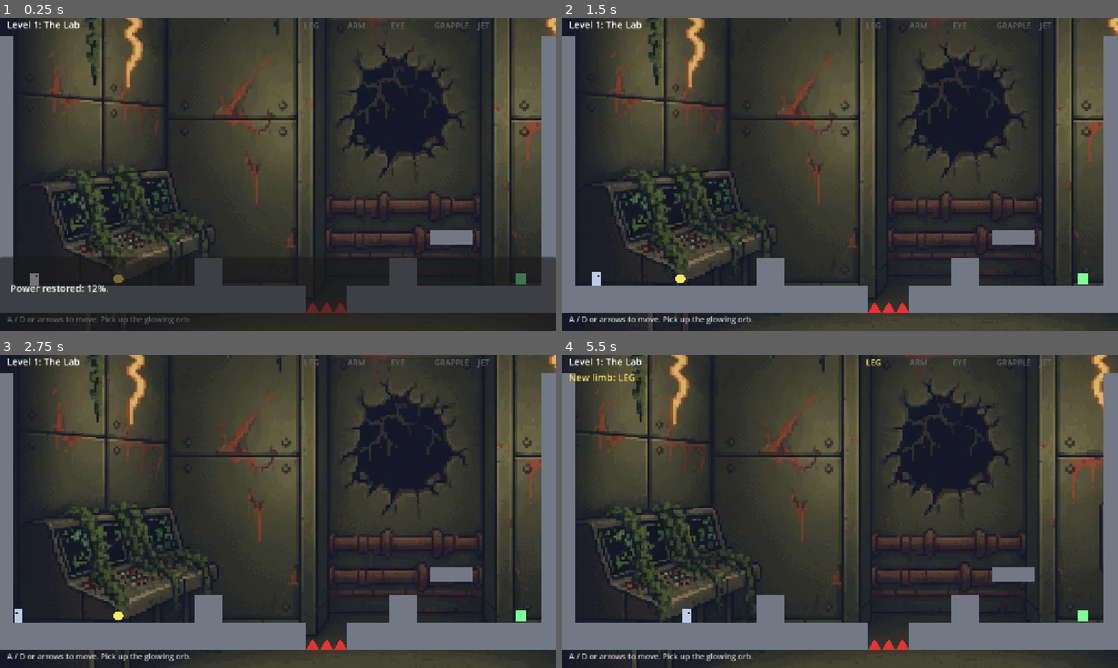
Above: before the commit, frames 1-4 (two rows, left to right).
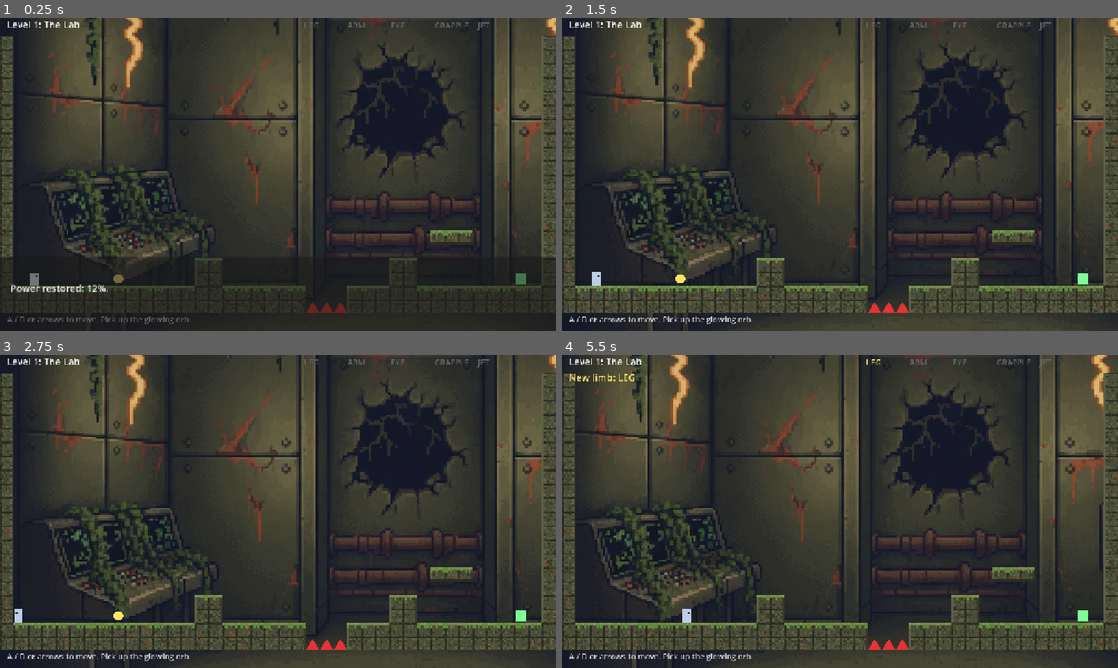
Above: after the commit, the same moments.

Repository: DanishHelmy/GameJam1
Game: Godot game, scene res://scenes/narrative_game.tscn
Same seed, same stepped clock (60 frames per second), same inputs: the game is played once before the commit and once after it. This scene is started directly instead of the project's main scene.
Inputs (mouse positions are in pixels of both pictures, inside the frame that each line leads up to):
- Up to frame 1 (0.25 s): no input
- Up to frame 2 (1.5 s): tap Enter (ui_accept) at 0.5, 0.77, 1.07 s; move the mouse to (962, 158) at 0.52 s; hold D 0.53-1.25 s; tap F at 0.6 s; click (962, 158) at 0.67 s; drag from (728, 190) to (812, 237) at 1.27 s
- Up to frame 3 (2.75 s): tap Enter (ui_accept) at 2 s; move the mouse to (333, 442) at 2.02 s; hold A from 2.03 s (still down); tap X at 2.1 s; tap F at 2.3 s
- Up to frame 4 (5.5 s): release A at 2.75 s; tap Enter (ui_accept) at 2.75, 3.5, 3.77, 4.07, 5 s; drag from (812, 574) to (673, 464) at 2.77 s; move the mouse to (1006, 558) at 3.52 s; hold D 3.53-4.25 s; tap Z at 3.6 s; tap F at 3.8, 5.3 s; drag from (673, 464) to (756, 433) at 4.27 s; move the mouse to (867, 511) at 5.02 s; hold D from 5.03 s (still down); tap Shift at 5.1 s; click (867, 511) at 5.17 s

The runs differ from the first frame. In frame 1, 13% of the frame differs, in the area x 0-100%, y 0-98%; in frame 2, 14%; in frame 3, 14%; in frame 4, 14%.

Commit message:
Pixel-art platform tiles per level (shaded, themed) plus F1-F6 debug level skip
Co-Authored-By: Claude Code <noreply@anthropic.com>

Diff:
--- a/scripts/narrative_game.gd
+++ b/scripts/narrative_game.gd
@@ -48,6 +48,7 @@
 
 
 func _ready() -> void:
+	texture_filter = CanvasItem.TEXTURE_FILTER_NEAREST
 	load_level(0)
 
 
@@ -60,6 +61,7 @@
 	"res://assets/backgrounds/lvl6_roof.png",
 ]
 var bg_layer: CanvasLayer
+var plat_tex: Texture2D
 
 func _set_background(i: int) -> void:
 	if bg_layer:
@@ -78,6 +80,7 @@
 	level_i = i
 	var data: Dictionary = LevelsData.LEVELS[i]
 	map = (data["map"] as Array).duplicate()
+	plat_tex = PlatformTiles.build(map, i)
 	doors_open = {"S": false, "T": false}
 	weak_left = 0
 	for j in range(i):
@@ -396,7 +399,10 @@
 			var rect := Rect2(c * TILE, r * TILE, TILE, TILE)
 			match ch:
 				"#":
-					draw_rect(rect, Color(0.45, 0.47, 0.52))
+					if plat_tex:
+						draw_texture_rect_region(plat_tex, rect, Rect2(c * 8, r * 8, 8, 8))
+					else:
+						draw_rect(rect, Color(0.45, 0.47, 0.52))
 				"H":
 					draw_rect(rect, Color(0.3, 0.9, 1.0, 0.9) if xray else Color(0.3, 0.9, 1.0, 0.08), xray)
 				"^":
@@ -435,3 +441,13 @@
 		x += 100.0
 	if toast_t > 0.0:
 		draw_string(font, Vector2(16, 60), toast_text, HORIZONTAL_ALIGNMENT_LEFT, -1, 22, Color(1, 0.9, 0.4))
+
+
+# DEBUG: F1-F6 jump to levels 1-6 (and unlock every limb). Remove before shipping.
+func _unhandled_input(event: InputEvent) -> void:
+	if not (event is InputEventKey and event.pressed and not event.echo):
+		return
+	var i: int = event.keycode - KEY_F1
+	if i < 0 or i >= LevelsData.LEVELS.size():
+		return
+	load_level(i)
--- /dev/null
+++ b/scripts/platform_tiles.gd
@@ -0,0 +1,114 @@
+class_name PlatformTiles
+## Pixel-art skin for the solid '#' tiles. Rendered once per level into a texture
+## (8x8 art pixels per 32px tile) so drawing stays cheap. Purely visual.
+
+# Per-level look. style: 0 panel, 1 brick, 2 girder, 3 slab
+const LOOK := [
+	{ # 1 Lab: rusty olive metal panels, moss on top
+		"style": 0, "base": "4a4d38", "dark": "393b2a", "light": "5d6045", "accent": "7a4a28",
+		"edge": "7d8a52", "edge2": "5f6b3c", "moss": "5f8a3a", "moss_chance": 38, "line": "2a2c20"},
+	{ # 2 City: cracked blue-grey concrete and brick, weeds on top
+		"style": 1, "base": "59626b", "dark": "444c55", "light": "6f7982", "accent": "7b4b30",
+		"edge": "8a949c", "edge2": "6a747c", "moss": "5f8f3a", "moss_chance": 30, "line": "3a4149"},
+	{ # 3 Subway: dark teal tile, worn platform edge, cyan glints
+		"style": 1, "base": "33474a", "dark": "26373a", "light": "45605f", "accent": "5ad0d0",
+		"edge": "9a8650", "edge2": "6b5d38", "moss": "3f6a4a", "moss_chance": 10, "line": "1c2a2d"},
+	{ # 4 Skyway: rusted steel girder plating, vines hanging
+		"style": 2, "base": "6a4a38", "dark": "4f3629", "light": "835c45", "accent": "a65a2a",
+		"edge": "9a6a48", "edge2": "744f3a", "moss": "5f8a3a", "moss_chance": 22, "line": "3a271d"},
+	{ # 5 Tower: dark blue-grey concrete with rust
+		"style": 0, "base": "3f464f", "dark": "2f353d", "light": "535c66", "accent": "7a4a30",
+		"edge": "6a737d", "edge2": "4c555f", "moss": "4f7a3a", "moss_chance": 22, "line": "232830"},
+	{ # 6 Roof: weathered slab, moss and puddle-orange sunset highlight
+		"style": 3, "base": "625c62", "dark": "4b464c", "light": "7a727a", "accent": "b0703c",
+		"edge": "c08a58", "edge2": "7a6a6a", "moss": "5f8f3a", "moss_chance": 42, "line": "383439"},
+]
+
+static func _h(x: int, y: int, seed_v: int) -> int:
+	var n: int = x * 374761393 + y * 668265263 + seed_v * 1442695041
+	n = (n ^ (n >> 13)) * 1274126177
+	n = n ^ (n >> 16)
+	return absi(n) % 100
+
+static func _solid(map: Array, c: int, r: int) -> bool:
+	if r < 0 or r >= map.size() or c < 0 or c >= (map[0] as String).length():
+		return true
+	return (map[r] as String)[c] == "#"
+
+static func build(map: Array, level_i: int) -> ImageTexture:
+	var look: Dictionary = LOOK[clampi(level_i, 0, LOOK.size() - 1)]
+	var cols: int = (map[0] as String).length()
+	var rows: int = map.size()
+	var img := Image.create(cols * 8, rows * 8, false, Image.FORMAT_RGBA8)
+	var base := Color(look.base)
+	var dark := Color(look.dark)
+	var light := Color(look.light)
+	var accent := Color(look.accent)
+	var edge := Color(look.edge)
+	var edge2 := Color(look.edge2)
+	var moss := Color(look.moss)
+	var line := Color(look.line)
+	var style: int = look.style
+	for r in rows:
+		for c in cols:
+			if (map[r] as String)[c] != "#":
+				continue
+			var up := not _solid(map, c, r - 1)
+			var down := not _solid(map, c, r + 1)
+			var left := not _solid(map, c - 1, r)
+			var right := not _solid(map, c + 1, r)
+			for py in 8:
+				for px in 8:
+					var gx := c * 8 + px
+					var gy := r * 8 + py
+					var n := _h(gx, gy, level_i)
+					var col := base
+					if n < 18:
+						col = dark
+					elif n < 30:
+						col = light
+					elif n < 33:
+						col = accent
+					# structure
+					match style:
+						0:  # panels: seams on tile borders, rivets in the corners
+							if px == 0 or py == 0:
+								col = line if n < 70 else dark
+							elif (px == 1 or px == 6) and (py == 1 or py == 6):
+								col = light
+						1:  # brick: staggered mortar lines
+							var row := py / 4
+							if py % 4 == 3:
+								col = line
+							elif px == ((row % 2) * 4 + (c % 2) * 2) % 8:
+								col = line
+						2:  # girder: horizontal plates with rivet dots
+							if py == 0 or py == 4:
+								col = line
+							elif py == 1 or py == 5:
+								col = light if n < 60 else base
+							elif (px == 1 or px == 6) and (py == 2):
+								col = light
+						3:  # slab: big paving joints, cracks
+							if px == 0 or py == 0:
+								col = line if n < 75 else dark
+							elif n > 94:
+								col = line
+					# lit / shaded edges
+					if left and px == 0:
+						col = light
+					if right and px == 7:
+						col = dark
+					if down and py == 7:
+						col = line
+					if up:
+						if py == 0:
+							col = edge
+						elif py == 1:
+							col = edge2 if n < 80 else edge
+						if py <= 2 and _h(gx, c, level_i + 7) < int(look.moss_chance):
+							col = moss
+						if py == 0 and _h(gx, 99, level_i + 3) < int(look.moss_chance) / 2:
+							col = moss.lightened(0.15)
+					img.set_pixel(gx, gy, col)
+	return ImageTexture.create_from_image(img)
Not shown, added: scripts/platform_tiles.gd.uid
